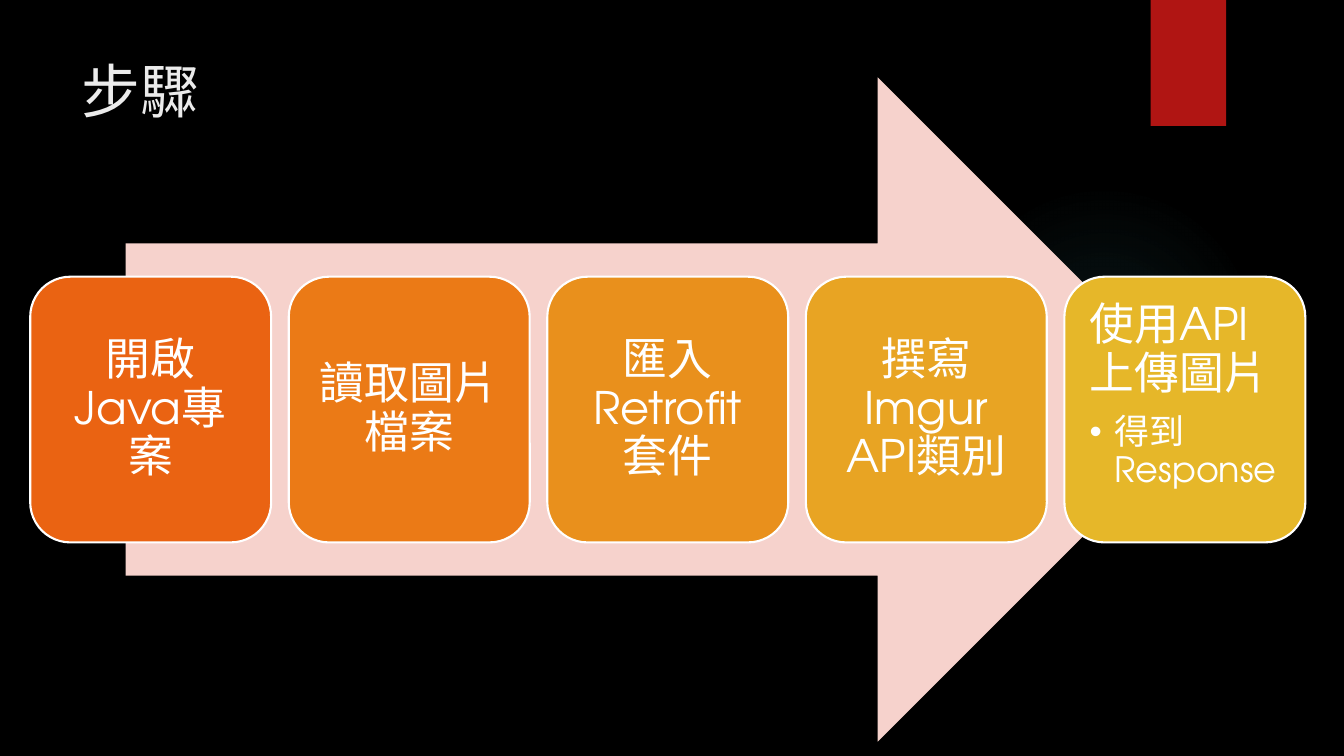
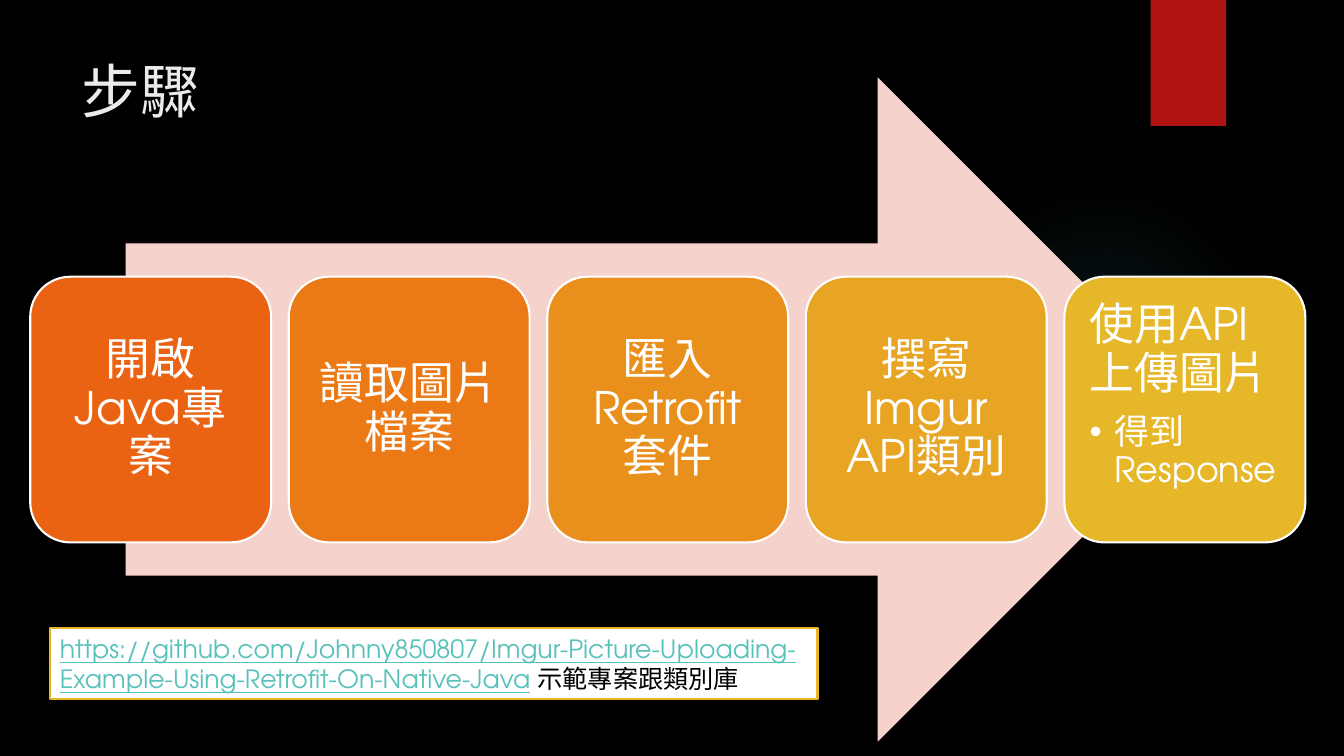
Before and after one commit to Johnny850807/Imgur-Picture-Uploading-Example-Using-Retrofit-On-Native-Java, a slide deck: slide 10 of Retrofit + ImgurAPI.pptx. Drawn at 1344x756 pixels with LibreOffice and Linux fonts; fonts in the diff are those of the drawing; background and template pictures are left out. Boxes give left, top, right and bottom in pixels: in the first picture for what was removed or moved away, otherwise in the second. Text is boxed around its words. In the diff, an @@ line names an element or a change of style, - is before the commit and + after.

```diff
--- a/Retrofit + ImgurAPI.pptx
+++ b/Retrofit + ImgurAPI.pptx
@@ rectangle added at (x1=49, y1=628, x2=818, y2=700), fill #FFFFFF, outline #E6B729 1.5 pt, 18 pt, text #58C1BA, underline @@
+https://github.com/Johnny850807/Imgur-Picture-Uploading-Example-Using-Retrofit-On-Native-Java 示範專案跟類別庫
```
Also in this commit, not shown: 1 slide added, 2 other files.
